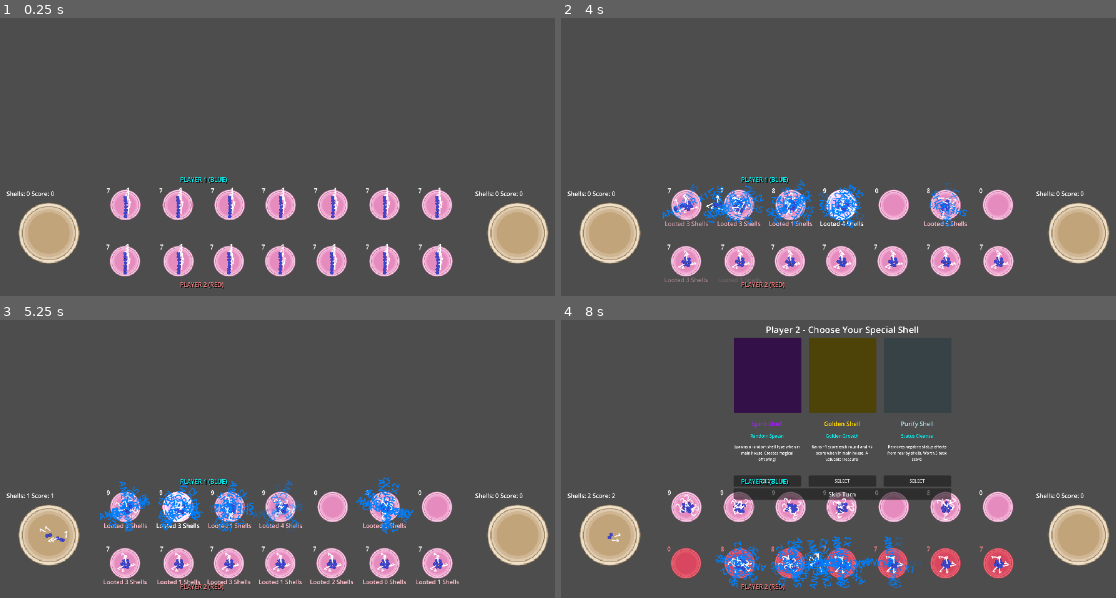
Above: before the commit, frames 1-4 (two rows, left to right).
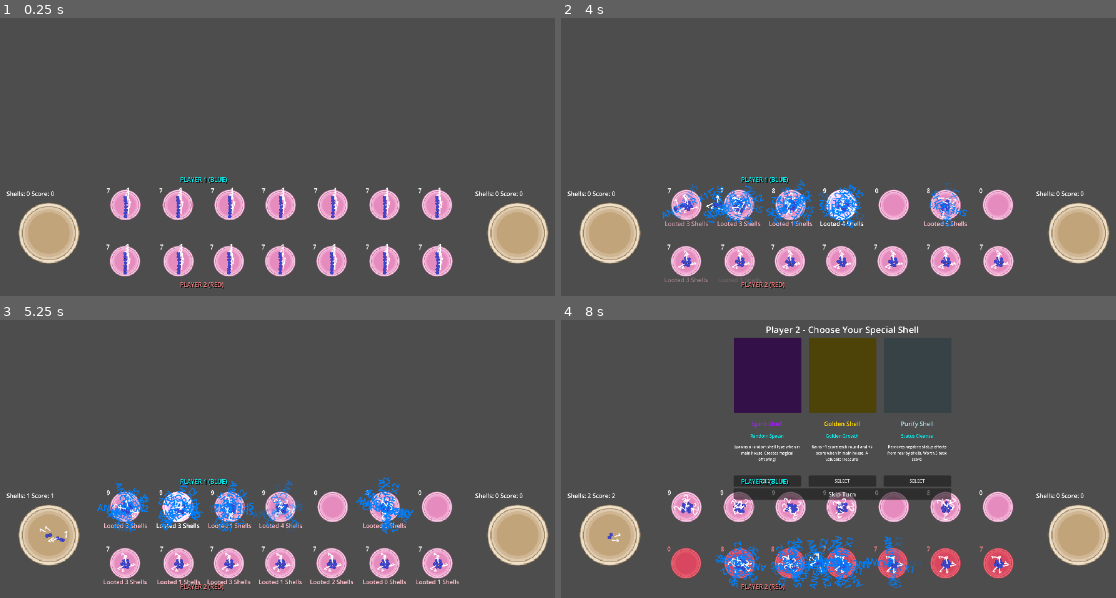
Above: after the commit, the same moments.

Repository: Hoplyman/GameHackathon-Achuuuspekoply
Game: Godot game, scene res://scenes/Gameplay.tscn
Two runs of this game, one before a commit and one after it. Both use one fixed random seed, a clock stepped at 60 frames per second and the inputs below. This scene is started directly instead of the project's main scene.
Inputs (mouse positions are in pixels of both pictures, inside the frame that each line leads up to):
- Up to frame 1 (0.25 s): no input
- Up to frame 2 (4 s): move the mouse to (999, 204) at 0.52 s; click (999, 204) at 0.67 s; move the mouse to (943, 204) at 1.27 s; click (943, 204) at 1.42 s; move the mouse to (894, 204) at 2.02 s; click (894, 204) at 2.17 s; move the mouse to (844, 204) at 2.77 s; click (844, 204) at 2.92 s; click "Skip Turn" at 3.5 s
- Up to frame 3 (5.25 s): move the mouse to (227, 506) at 4.27 s; click (227, 506) at 4.42 s; move the mouse to (177, 506) at 5.02 s; click (177, 506) at 5.17 s
- Up to frame 4 (8 s): move the mouse to (688, 506) at 5.77 s; click (688, 506) at 5.92 s; move the mouse to (688, 564) at 6.52 s; click (688, 564) at 6.67 s; move the mouse to (738, 564) at 7.27 s; click (738, 564) at 7.42 s

The runs differ from the first frame. In frame 2, less than 0.1% of the frame differs, in the area x 18-53%, y 59-90%; in frame 3, 0.7%; in frame 4, 0.7%, in the area x 20-56%, y 62-97%.

Commit message:
Add ClickArea hover and tooltip for MainHouse
Introduces ClickArea to MainHouse for hover and tooltip functionality. Left click is now disabled for MainHouse, while right click and hover events provide detailed tooltips. Scene files updated to instantiate and scale ClickArea nodes appropriately.

Diff:
--- a/objects/ClickArea.gd
+++ b/objects/ClickArea.gd
@@ -3,6 +3,7 @@
 var pit_index: int = -1
 var associated_pit: Node2D
 var original_color: Color = Color.WHITE  # Store the original color
+var is_main_house: bool = false  # NEW: Track if this is attached to a MainHouse
 
 # Hover functionality
 var hover_timer: Timer
@@ -67,28 +68,43 @@
 		else:
 			print("Found existing tooltip system for ", associated_pit.name if associated_pit else "unknown pit")
 
-func setup(pit: Node2D, index: int):
-	associated_pit = pit
+func setup(target: Node2D, index: int):
+	associated_pit = target
 	pit_index = index
-	print("ClickArea setup for pit: ", pit.name, " with index: ", index)
+
+	# NEW: Check if this is a MainHouse
+	is_main_house = target.is_in_group("main_houses")
+
+	if is_main_house:
+		print("ClickArea setup for MainHouse: ", target.name, " with index: ", index)
+	else:
+		print("ClickArea setup for pit: ", target.name, " with index: ", index)
 
 func _on_input_event(_viewport: Node, event: InputEvent, _shape_idx: int):
 	if event is InputEventMouseButton and event.pressed:
 		if event.button_index == MOUSE_BUTTON_LEFT:
-			# Handle left click - notify GameManager
+			# NEW: Disable left click for MainHouses
+			if is_main_house:
+				print("Left click on MainHouse ", pit_index, " (", associated_pit.name, ") - left click disabled for MainHouse")
+				# Do nothing - don't call GameManager for MainHouses
+				return
+
+			# Handle left click for regular pits - notify GameManager
 			var game_manager = get_tree().get_first_node_in_group("game_manager")
 			if game_manager and pit_index >= 0:
 				print("Left click on pit ", pit_index, " (", associated_pit.name, ")")
 				game_manager.handle_pit_click(pit_index)
 
 		elif event.button_index == MOUSE_BUTTON_RIGHT:
-			# Handle right click - show detailed tooltip
+			# Handle right click - show detailed tooltip (works for both pits and MainHouses)
 			if tooltip_system and associated_pit:
-				print("Right click on pit ", pit_index, " (", associated_pit.name, ") - showing detailed tooltip")
+				var target_type = "MainHouse" if is_main_house else "pit"
+				print("Right click on ", target_type, " ", pit_index, " (", associated_pit.name, ") - showing detailed tooltip")
 				tooltip_system.show_detailed_tooltip_for_target(associated_pit)
 
 func _on_mouse_entered():
-	print("Mouse entered pit: ", associated_pit.name if associated_pit else "unknown")
+	var target_type = "MainHouse" if is_main_house else "pit"
+	print("Mouse entered ", target_type, ": ", associated_pit.name if associated_pit else "unknown")
 
 	# Cancel any pending mouse exit
 	mouse_exit_timer.stop()
@@ -118,7 +134,8 @@
 			tooltip_system.start_hover(associated_pit)
 
 func _on_mouse_exited():
-	print("Mouse exited pit: ", associated_pit.name if associated_pit else "unknown")
+	var target_type = "MainHouse" if is_main_house else "pit"
+	print("Mouse exited ", target_type, ": ", associated_pit.name if associated_pit else "unknown")
 	# Restore the original color (which could be the player highlight color)
 	if associated_pit:
 		associated_pit.modulate = original_color
@@ -141,11 +158,12 @@
 	print("ClickArea hover ended for: ", associated_pit.name if associated_pit else "unknown")
 
 func _on_hover_timer_timeout():
-	print("Hover timer timeout for: ", associated_pit.name if associated_pit else "unknown")
+	var target_type = "MainHouse" if is_main_house else "pit"
+	print("Hover timer timeout for ", target_type, ": ", associated_pit.name if associated_pit else "unknown")
 	if is_hovering and tooltip_system and associated_pit:
 		tooltip_system.show_tooltip_for_target(associated_pit)
 	else:
-		print("Cannot show tooltip - hover: ", is_hovering, ", tooltip_system: ", tooltip_system != null, ", pit: ", associated_pit != null)
+		print("Cannot show tooltip - hover: ", is_hovering, ", tooltip_system: ", tooltip_system != null, ", target: ", associated_pit != null)
 
 # New function: allow tooltip to keep ClickArea "alive" when mouse is over tooltip
 func keep_hover_active():
--- a/objects/MainHouse.gd
+++ b/objects/MainHouse.gd
@@ -10,11 +10,24 @@
 
 func _ready():
 	add_to_group("main_houses")
+	setup_click_area()  # NEW: Setup click area for tooltip
 	# Only connect timer if we're using timer-based counting
 	if use_timer_counting:
 		timer.connect("timeout", Callable(self, "_on_timer_timeout"))
 		timer.start()
 	update_label()
+
+# NEW: Setup click area for tooltip functionality
+func setup_click_area():
+	var click_area = get_node_or_null("ClickArea")
+	if click_area and click_area.has_method("setup"):
+		var main_houses = get_tree().get_nodes_in_group("main_houses")
+		var house_index = main_houses.find(self)
+		if house_index >= 0:
+			click_area.setup(self, house_index)
+			print("Setup click area with hover for MainHouse ", house_index)
+	else:
+		print("Warning: No ClickArea found in MainHouse ", name)
 
 func set_shells(amount: int):
 	var oldshell = shells
@@ -106,7 +119,7 @@
 	if not use_timer_counting:
 		return
 
-	# No need to check timer.value â€" the timeout already means 1 second passed
+	# No need to check timer.value Ã¢â‚¬" the timeout already means 1 second passed
 	var new_shell_count = count_shells_in_area()
 	if new_shell_count != shells:
 		shells = new_shell_count
--- a/objects/MainHouse.tscn
+++ b/objects/MainHouse.tscn
@@ -1,7 +1,8 @@
-[gd_scene load_steps=4 format=3 uid="uid://c6sjqtnwnp0gx"]
+[gd_scene load_steps=5 format=3 uid="uid://c6sjqtnwnp0gx"]
 
 [ext_resource type="Script" uid="uid://c4qw3bpagmnow" path="res://objects/MainHouse.gd" id="1_cpixq"]
 [ext_resource type="Texture2D" uid="uid://c6epetnvtqb2o" path="res://assets/Sprites/PitSprites.png" id="2_cpixq"]
+[ext_resource type="PackedScene" uid="uid://dwkxkpei0jpnp" path="res://objects/ClickArea.tscn" id="3_8frl5"]
 
 [sub_resource type="CircleShape2D" id="CircleShape2D_8frl5"]
 
@@ -41,3 +42,6 @@
 [node name="Timer" type="Timer" parent="."]
 process_mode = 3
 autostart = true
+
+[node name="ClickArea" parent="." instance=ExtResource("3_8frl5")]
+scale = Vector2(1.6, 1.6)
--- a/objects/Pit.tscn
+++ b/objects/Pit.tscn
@@ -13,6 +13,7 @@
 
 [node name="ClickArea" parent="." instance=ExtResource("3_gvsfr")]
 show_behind_parent = true
+scale = Vector2(0.9, 0.9)
 
 [node name="PitSprite" type="Sprite2D" parent="."]
 texture = ExtResource("2_gvsfr")
